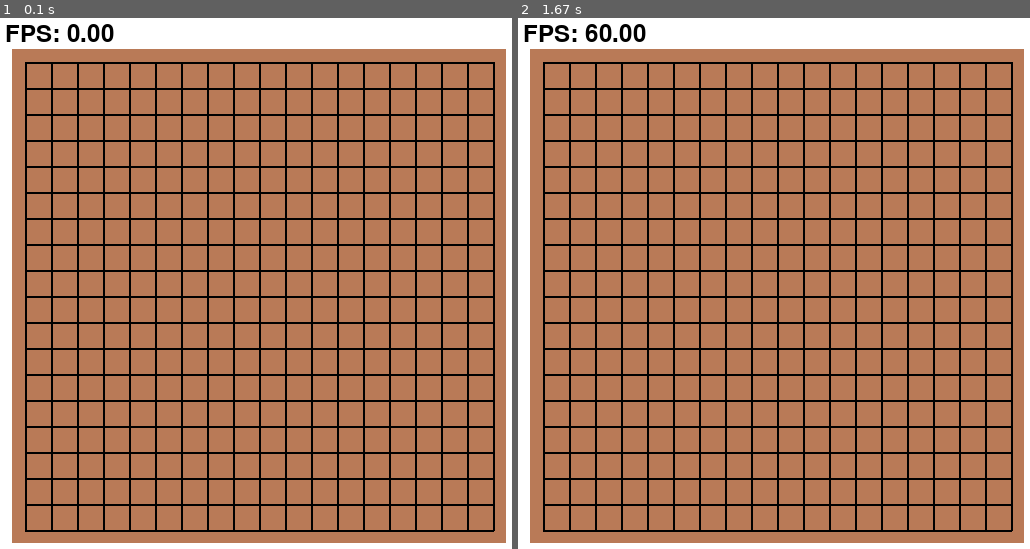
Above: before the commit, frames 1-2 (left to right).
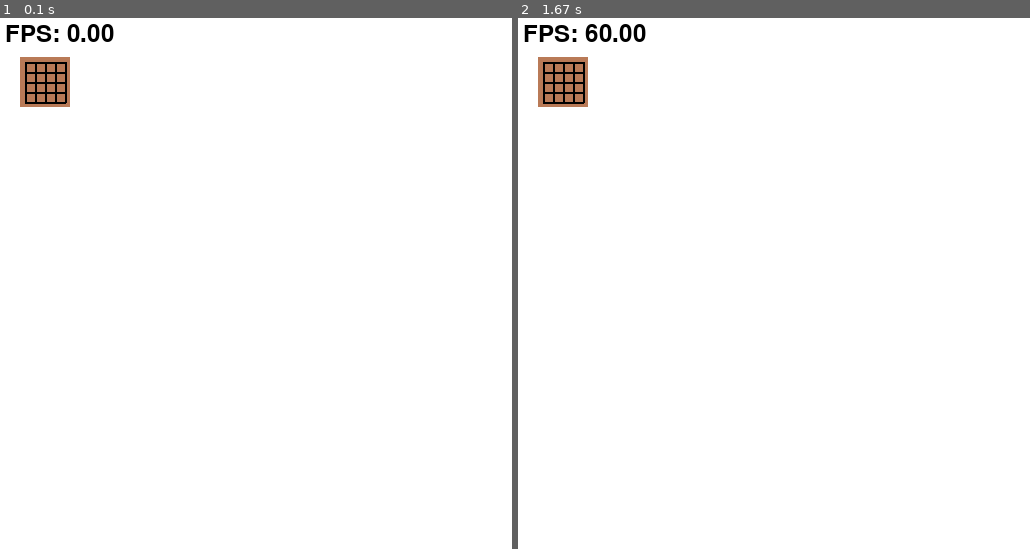
Above: after the commit, the same moments.

Repository: MyEncyclopedia/blog
Game: pygame game, started from gaming/02_gomoku_gym/gomoku_gym/Gomoku.py
Same seed, same stepped clock (60 frames per second), same inputs: the game is played once before the commit and once after it.
Inputs:
- Up to frame 1 (0.1 s): no input
- Up to frame 2 (1.67 s): no input

The runs differ from the first frame. In frame 1, 89% of the frame differs, in the area x 2-99%, y 5-99%; in frame 2, 89%.

Commit message:
param update

Diff:
--- a/gaming/02_gomoku_gym/gomoku_gym/Chessboard.py
+++ b/gaming/02_gomoku_gym/gomoku_gym/Chessboard.py
@@ -3,11 +3,11 @@
 
 class Chessboard:
 
-    def __init__(self):
-        self.grid_size = 26
+    def __init__(self, grid_count=5, connect_num=3):
+        self.grid_size = 10
         self.start_x, self.start_y = 30, 50
         self.edge_size = self.grid_size / 2
-        self.grid_count = 19
+        self.grid_count = grid_count
         self.piece = 'b'
         self.winner = None
         self.game_over = False
@@ -80,7 +80,6 @@
         return result
 
     def draw(self, screen):
-        # 棋盤底色
         pygame.draw.rect(screen, (185, 122, 87),
                          [self.start_x - self.edge_size, self.start_y - self.edge_size,
                           (self.grid_count - 1) * self.grid_size + self.edge_size * 2, (self.grid_count - 1) * self.grid_size + self.edge_size * 2], 0)
--- a/gaming/02_gomoku_gym/gomoku_gym/Gomoku.py
+++ b/gaming/02_gomoku_gym/gomoku_gym/Gomoku.py
@@ -9,7 +9,7 @@
         pygame.init()
 
         self.screen = pygame.display.set_mode((800, 600))
-        pygame.display.set_caption("五子棋")
+        pygame.display.set_caption("")
         self.clock = pygame.time.Clock()
         self.font = pygame.font.Font(pygame.font.get_default_font(), 24)
         self.going = True
